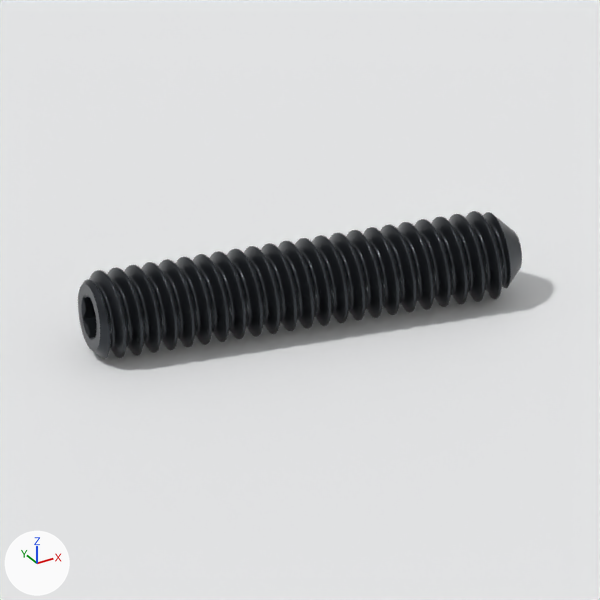
The Blender file navigation_oobb/hardware/screw/grub/hex_head/black/m2_diameter/10_mm_length/three_d_model/studio.blend as it was, and as the next commit left it.
Before and after are seen from the file's camera 'product camera'. Arrows for +X, +Y and +Z are at lower left; the lights stay in place. The first picture is the older version.

Names of what the first picture shows: 'product full', 'product seamless floor'.
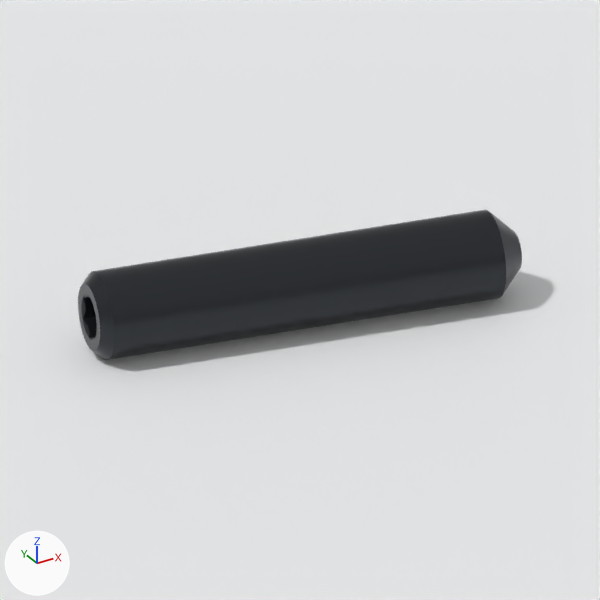
Patch to the scene script:
```diff
--- a/navigation_oobb/hardware/screw/grub/hex_head/black/m2_diameter/10_mm_length/three_d_model/studio.blend.py
+++ b/navigation_oobb/hardware/screw/grub/hex_head/black/m2_diameter/10_mm_length/three_d_model/studio.blend.py
@@ ob_product_full @@
 ob_product_full.rotation_euler = (-0.209, -1.571, 0.0)  # degrees (-12, -90, 0)
+ob_product_full.hide_viewport = True
@@ ob_product_display @@
 ob_product_display.rotation_euler = (-0.209, -1.571, 0.0)  # degrees (-12, -90, 0)
-ob_product_display.hide_viewport = True
```

Where the change shows, as pixel boxes (x1, y1, x2, y2) in the pictures (600 x 600 px):
'product display', shown
    after: (78, 210, 522, 360)
'product full', hidden
    before: (78, 211, 522, 359)
